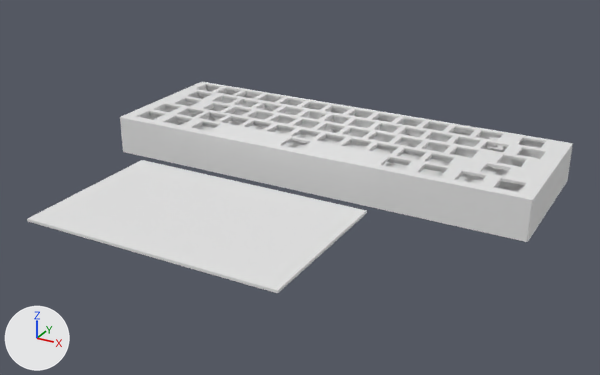
Two versions of the Blender file design/keyboard.blend, one commit apart.
Both versions are drawn from a 50 mm camera at (241.0, -480.0, 194.0) aimed at (17.0, -72.0, -10.0). Lighting does not change. The marker at lower left points along +X, +Y and +Z.

Names of what the first picture shows: 'Bottom plate', 'Bottom plate.001', 'Part1', 'Part2', 'Part3', 'Plane'.
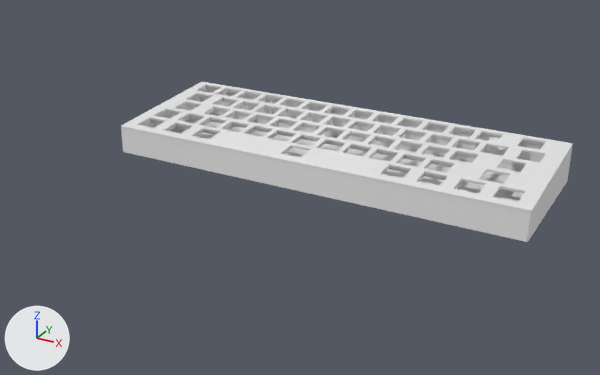
The newer file is also rescaled (x0.99), turned or shifted as a whole; pictures and numbers use the older file's frame.

Changed parts and their boxes (x1, y1, x2, y2) in the pictures (600 x 375 px):
```json
{"object": "Plane", "change": "deleted", "before": [27, 160, 367, 293]}
{"object": "Part3", "change": "reshaped", "before": [364, 115, 573, 240], "after": [365, 115, 573, 240]}
{"object": "Part2", "change": "reshaped", "before": [205, 96, 404, 205], "after": [206, 96, 404, 205]}
{"object": "Part1", "change": "reshaped", "before": [120, 82, 288, 169], "after": [121, 82, 288, 169]}
```

Scene script edits in JSON lines:
```json
{"block": "me_part3", "where": "# used by ob_part3; location = (0.0, 0.0, 0.0)"}
{"op": "remove", "block": "me_part3", "code": "me_part3.from_pydata(...)  # 803 vertices, 1080 faces, 1 loose edge; spans x 37.6..153.6, y -59.2..40.3, z -17.9..6.7"}
{"op": "add", "block": "me_part3", "code": "me_part3.from_pydata(...)  # 838 vertices, 1080 faces, 4 loose edges; spans x 37.6..153.6, y -59.2..40.5, z -17.9..6.7"}
{"block": "me_part3", "change": "me_part3 part 1: 468 vertices moved from x 37.6..153.6, y -59.2..39.3, z -3.8..6.7 to x 37.6..153.6, y -59.0..39.3, z -7.0..6.7; 28 vertices removed from x 37.6..153.6, y -59.2..40.3, z -17.9..6.7; 63 vertices added at x 37.6..153.6, y -59.0..40.5, z -3.5..6.7"}
{"block": "me_part2", "where": "# used by ob_part2; location = (0.0, 0.0, 0.0)"}
{"op": "remove", "block": "me_part2", "code": "me_part2.from_pydata(...)  # 783 vertices, 1208 faces; spans x -61.5..57.3, y -59.2..40.3, z -17.9..6.7"}
{"op": "add", "block": "me_part2", "code": "me_part2.from_pydata(...)  # 782 vertices, 1206 faces; spans x -61.5..57.3, y -59.2..40.5, z -17.9..6.7"}
{"block": "me_part2", "change": "me_part2 part 2: 534 vertices moved from x -61.5..57.3, y -59.2..40.3, z -3.8..6.7 to x -61.5..57.3, y -59.0..40.5, z -7.0..6.6; 19 vertices removed from x -61.5..57.3, y -59.2..-37.6, z 4.7..6.7; 18 vertices added at x -61.5..57.3, y -59.0..-37.3, z -1.7..0.8"}
{"block": "me_part1", "where": "# used by ob_part1; location = (0.0, 0.0, 0.0)"}
{"op": "remove", "block": "me_part1", "code": "me_part1.from_pydata(...)  # 684 vertices, 1017 faces; spans x -133.9..-41.0, y -59.2..40.3, z -17.9..6.7"}
{"op": "add", "block": "me_part1", "code": "me_part1.from_pydata(...)  # 685 vertices, 1018 faces; spans x -133.9..-41.0, y -59.2..40.5, z -17.9..6.7"}
{"block": "me_part1", "change": "me_part1 part 3: 447 vertices moved from x -133.9..-41.0, y -59.2..40.3, z -3.8..6.7 to x -133.9..-41.0, y -59.0..40.5, z -7.0..6.7; 2 vertices removed from x -54.9, y 38.3..40.3, z 4.7..6.7; 3 vertices added at x -54.9, y 38.3..40.5, z 4.8..6.7"}
{"op": "remove", "block": "ob_plane", "code": ["ob_plane = bpy.data.objects.new('Plane', me_plane_001)", "ob_plane.location = (-57.5, -127.1, 2.8)"]}
```
